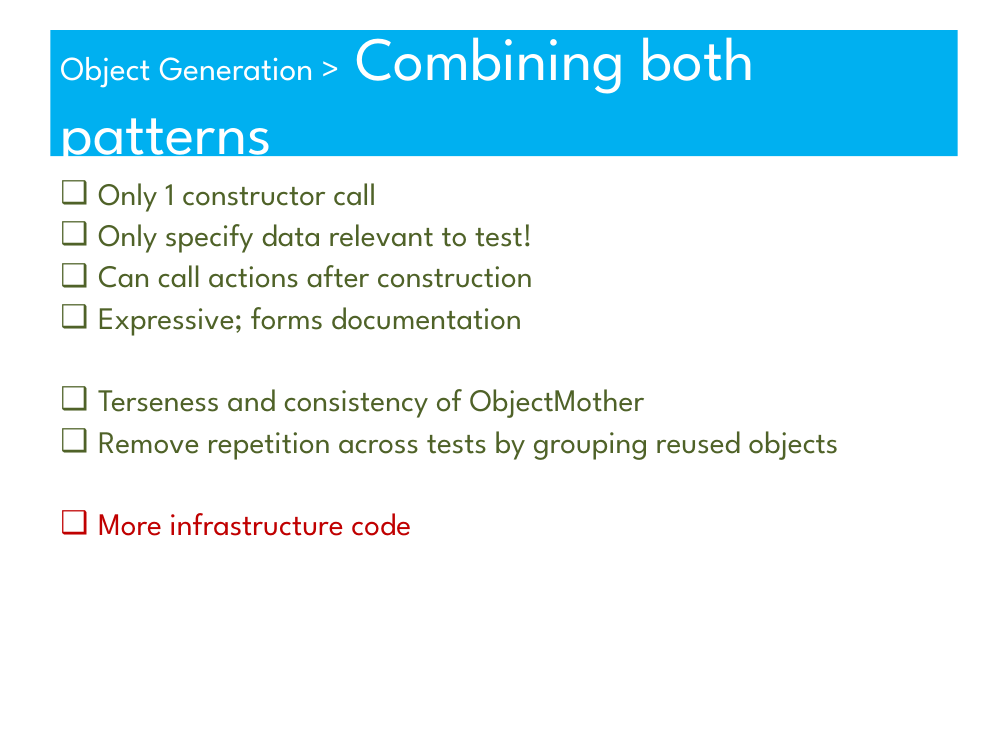
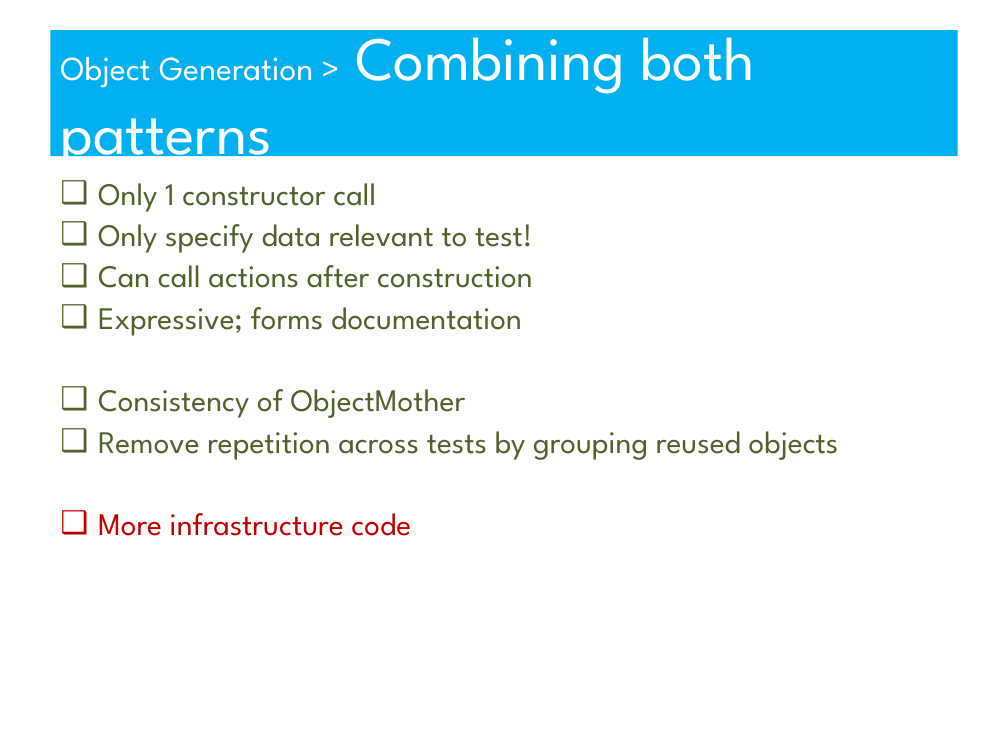
Before and after one commit to robdmoore/TestDataSustainabilityPresentation, a slide deck: slide 14 of Presentation.ppt. Drawn at 1008x756 pixels with LibreOffice and Linux fonts; fonts in the diff are those of the drawing. Boxes give left, top, right and bottom in pixels: in the first picture for what was removed or moved away, otherwise in the second. Text is boxed around its words. In the diff, an @@ line names an element or a change of style, - is before the commit and + after.

```diff
--- a/Presentation.ppt
+++ b/Presentation.ppt
@@ text at (98, 389, 466, 418): text changed @@
-❑ Terseness and consistency of ObjectMother
+❑ Consistency of ObjectMother
```
Also in this commit, not shown: 7 slides added, 3 other files.
